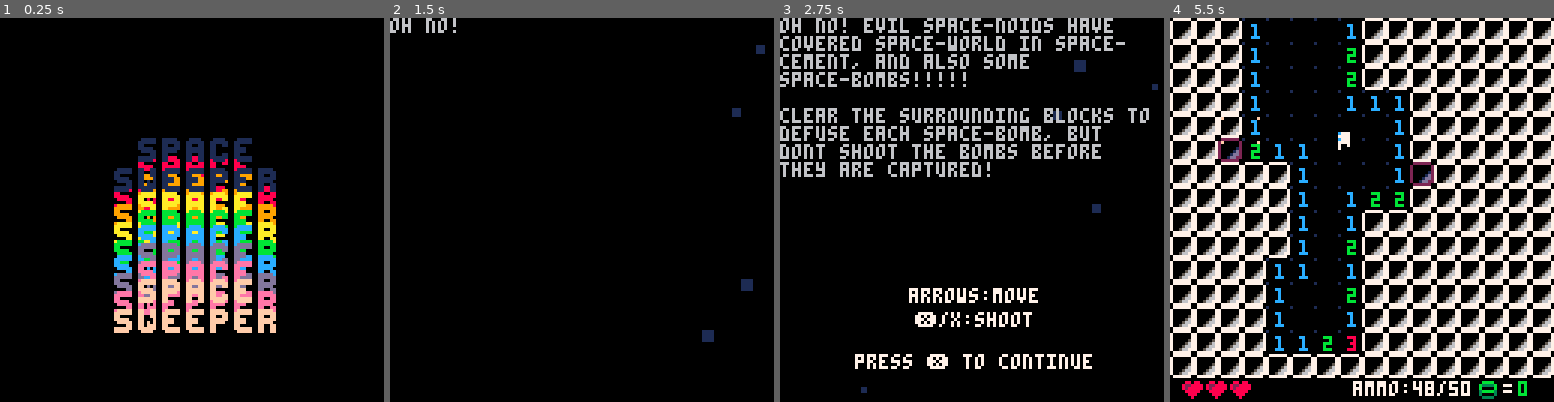
Above: before the commit, frames 1-4 (left to right).
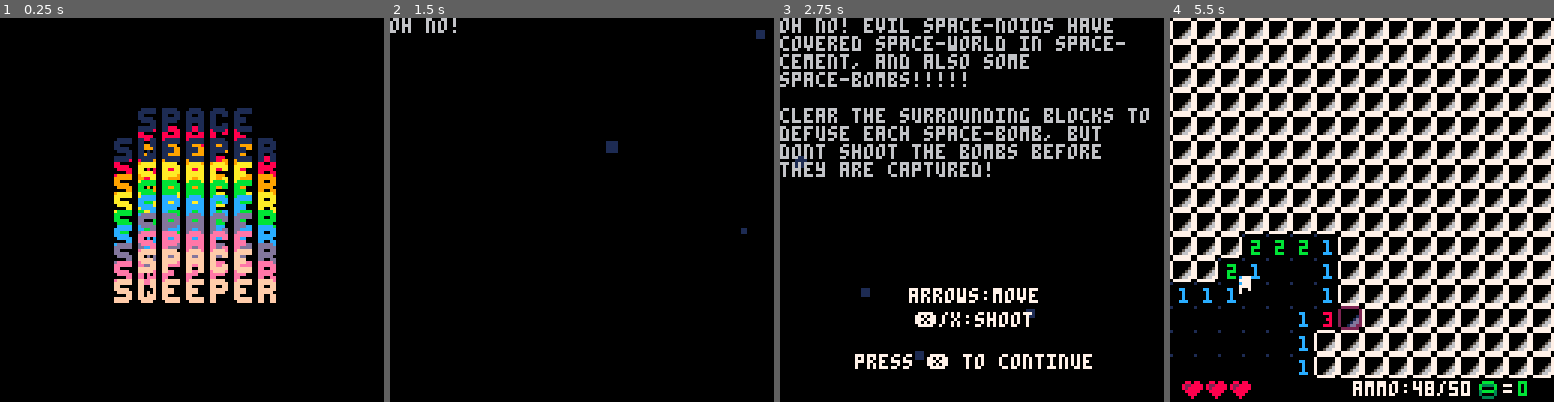
Above: after the commit, the same moments.

Repository: rdelos747/pico8
Game: PICO-8 cartridge ms_shoot.p8
The game is run twice, just before and just after one commit, with the same random seed, the same clock (stepped at 60 frames per second) and the same inputs.
Inputs:
- Up to frame 1 (0.25 s): no input
- Up to frame 2 (1.5 s): tap X (X key) at 0.33, 1.07 s
- Up to frame 3 (2.75 s): hold Right 1.6-2.1 s; tap X (X key) at 1.85 s; hold Up 2.15-2.42 s; hold Right from 2.47 s (still down)
- Up to frame 4 (5.5 s): tap X (X key) at 2.97, 4.08, 5.2 s; release Right at 3.03 s; hold Left 3.08-3.58 s; hold Down 3.63-3.97 s; hold Right 4.02-4.68 s; hold Up 4.73-5.03 s; hold Left from 5.08 s (still down)

The runs differ from the first frame. In frame 1, 14% of the frame differs, in the area x 29-72%, y 23-83%; in frame 2, 0.5%; in frame 3, 0.4%; in frame 4, 19%, in the area x 0-69%, y 0-94%.

Commit message:
Wed Jun 19 23:12:11 EDT 2019

Diff:
--- a/ms_shoot.p8
+++ b/ms_shoot.p8
@@ -68,7 +68,10 @@
 	par_tm=0
 }
 --start helper
-start={tm=0,blow_up=0}
+start={
+	tm=0,blow_up=0,
+	p_y=0,p_dy=-1
+}
 --instruction helper
 inst={idx=0}
 --drop/undrop
@@ -205,6 +208,8 @@
 	--reset start stuff
 	start.tm=0
 	start.blow_up=0
+	start.p_y=0
+	start.p_dy=-1
 	--rest instruction stuff
 	inst.idx=0
 	--reset l_stat
@@ -265,6 +270,8 @@
 end
 
 function draw_start()
+	//draw_grid()
+	draw_m_parts()
 	camera(cam.x+cam.sx,
 		cam.y+cam.sy)
 	if start.tm<8 then
@@ -273,35 +280,37 @@
 			pal(7,7+i)
 			for sp=0,4 do
 				spr(65+sp,45+(sp*8),
-					41+(off*i))
+					31+(off*i))
 			end
 			for sp=0,6 do
 				spr(81+sp,37+(sp*8),
-					51+(off*i))
+					41+(off*i))
 			end
 			pal()
 		end
 	elseif start.tm>9 then
 		pal(7,(flr(start.tm)%8)+8)
 		for sp=0,4 do
-			spr(65+sp,45+(sp*8),41)
+			spr(65+sp,45+(sp*8),31)
 		end
 		for sp=0,6 do
-			spr(81+sp,37+(sp*8),51)
+			spr(81+sp,37+(sp*8),41)
 		end
 		pal()
 	end
 
 	if(start.tm<10)pal(7,1)
 	for sp=0,4 do
-		spr(65+sp,45+(sp*8),40)
+		spr(65+sp,45+(sp*8),30)
 	end
 	for sp=0,6 do
-		spr(81+sp,37+(sp*8),50)
+		spr(81+sp,37+(sp*8),40)
 	end
 	pal()
 
 	if start.tm>12 then
+		print("by raf @ goldteam",31,60)
+		spr(52,61,80+flr(start.p_y))
 		print("press ❎ to continue",
 			25,112,7)
 	end
@@ -685,6 +694,18 @@
 				add_explosion(i*8,j*8)
 			end
 		end end
+	elseif start.tm>11 then
+		update_m_parts()
+
+		if start.p_y<0 and
+					start.p_dy==-1 then
+			start.p_dy=1
+		elseif start.p_y>=8 and
+					start.p_dy==1 then
+			start.p_dy=-1
+		end
+		start.p_y+=start.p_dy*0.2
+
 	end
 	if btnp(5) then
 		if start.tm<10 then
